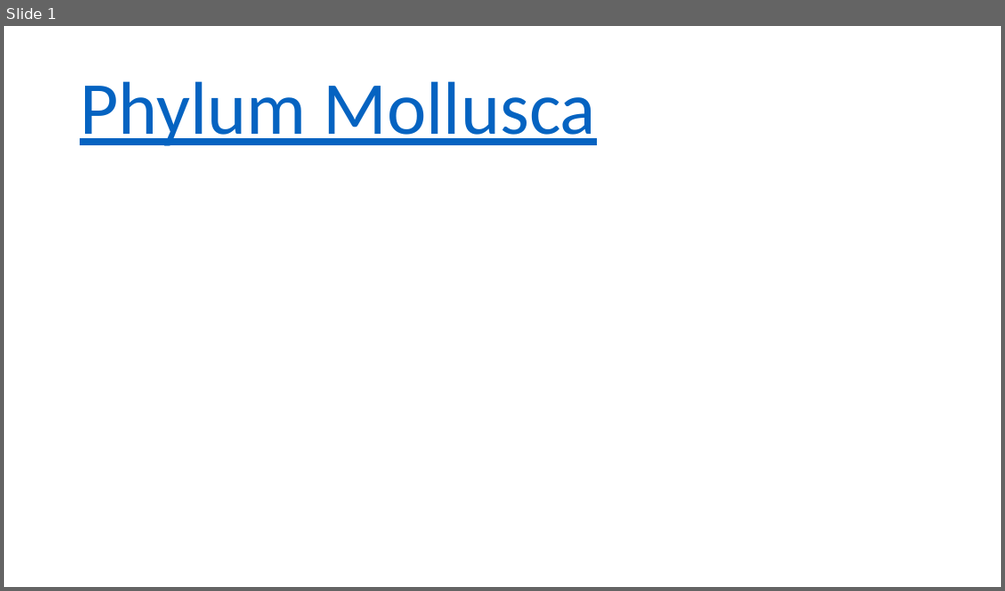
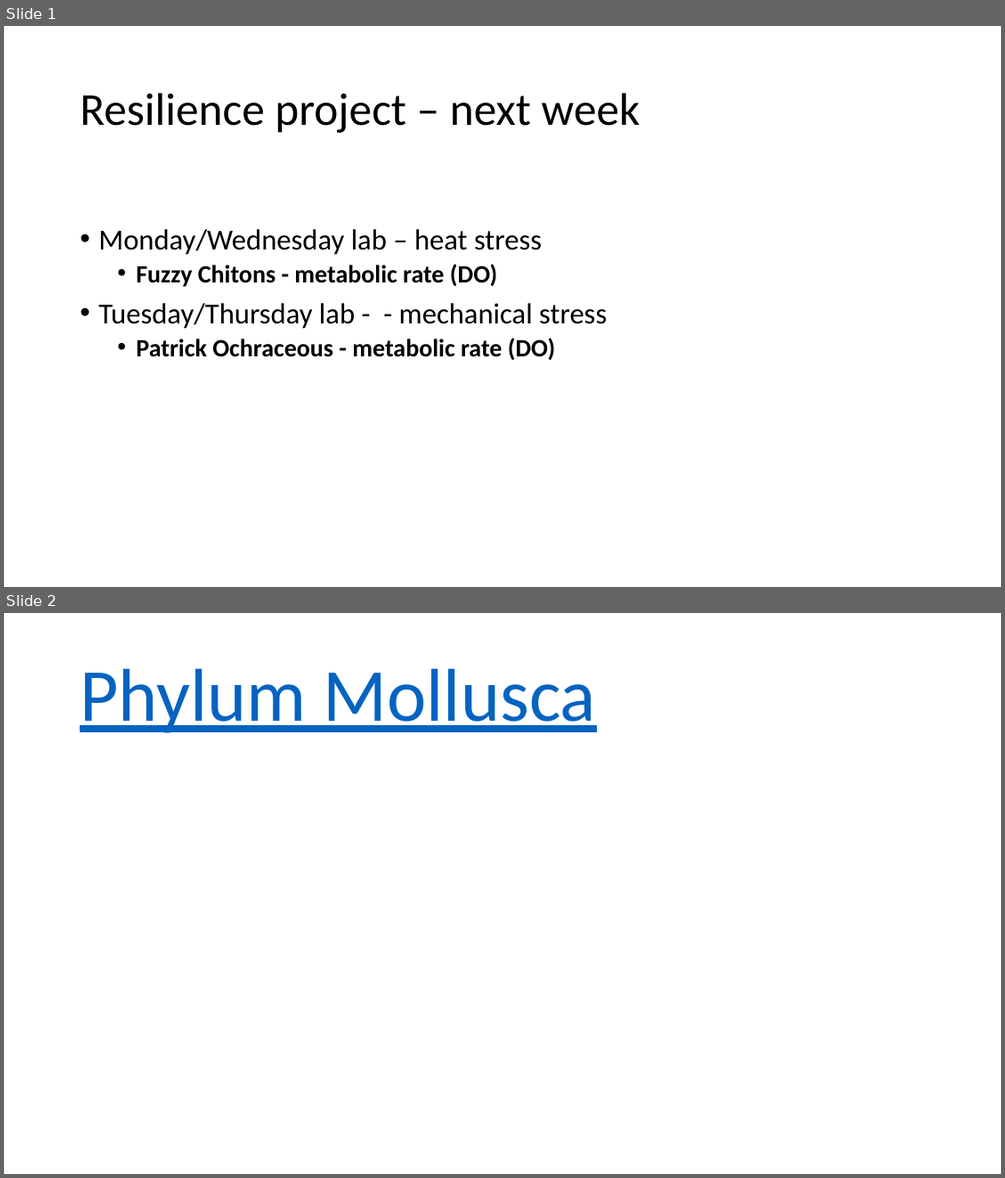
Before and after one commit to sr320/course-fish310-2015, a slide deck: Lectures/4-24-15.pptx. Shown one above the other, each under a label of ours: slide 1 before the commit, slides 1 and 2 after it. The pictures are 1005x591 and 1005x1178 pixels, drawn with LibreOffice and Linux fonts; fonts in the diff are those of the drawing. Boxes give left, top, right and bottom in pixels: in the first picture for what was removed or moved away, otherwise in the second. Text is boxed around its words. In the diff, an @@ line names an element or a change of style, - is before the commit and + after.

Commit message:
qp intro as well

```diff
--- a/Lectures/4-24-15.pptx
+++ b/Lectures/4-24-15.pptx
@@ slide 1 added at [4, 26, 1001, 587], background #FFFFFF @@
@@ title added at [80, 93, 640, 133], 44 pt, text #000000 @@
+Resilience project – next week
@@ text added at [98, 229, 607, 360], 28 pt, text #000000 @@
+• Monday/Wednesday lab – heat stress
+  • Fuzzy Chitons - metabolic rate (DO)
+• Tuesday/Thursday lab - - mechanical stress
+  • Patrick Ochraceous - metabolic rate (DO)
@@ what was slide 1 is now slide 2 @@
```
